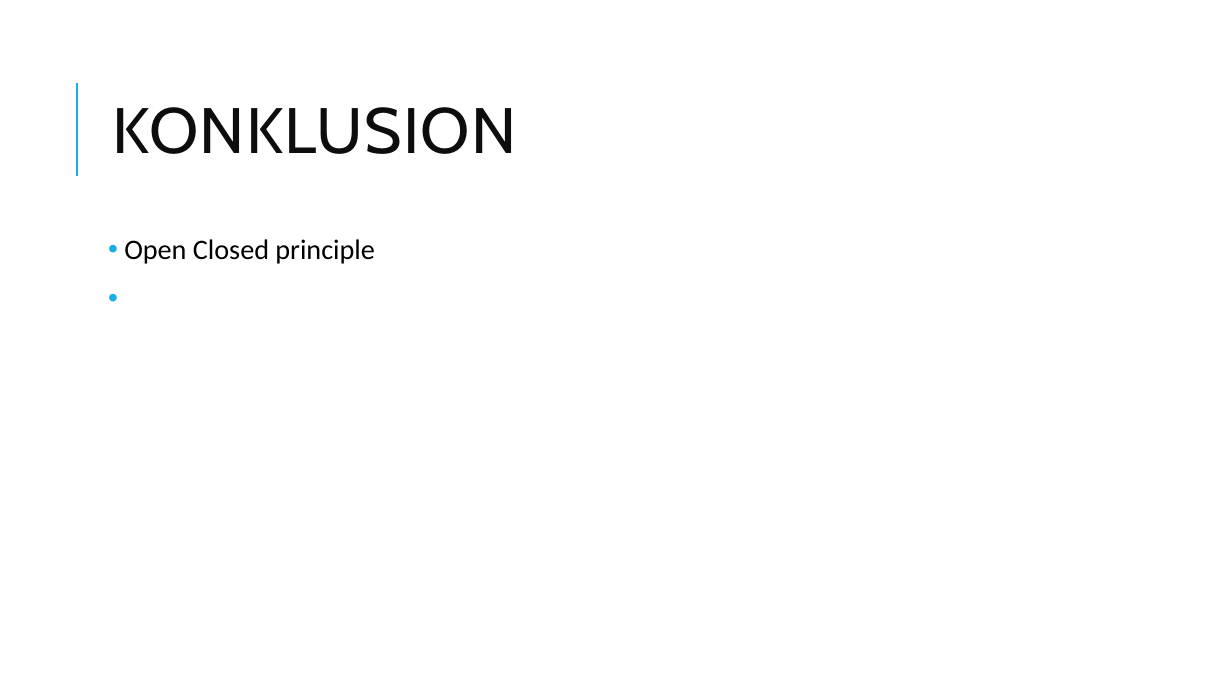
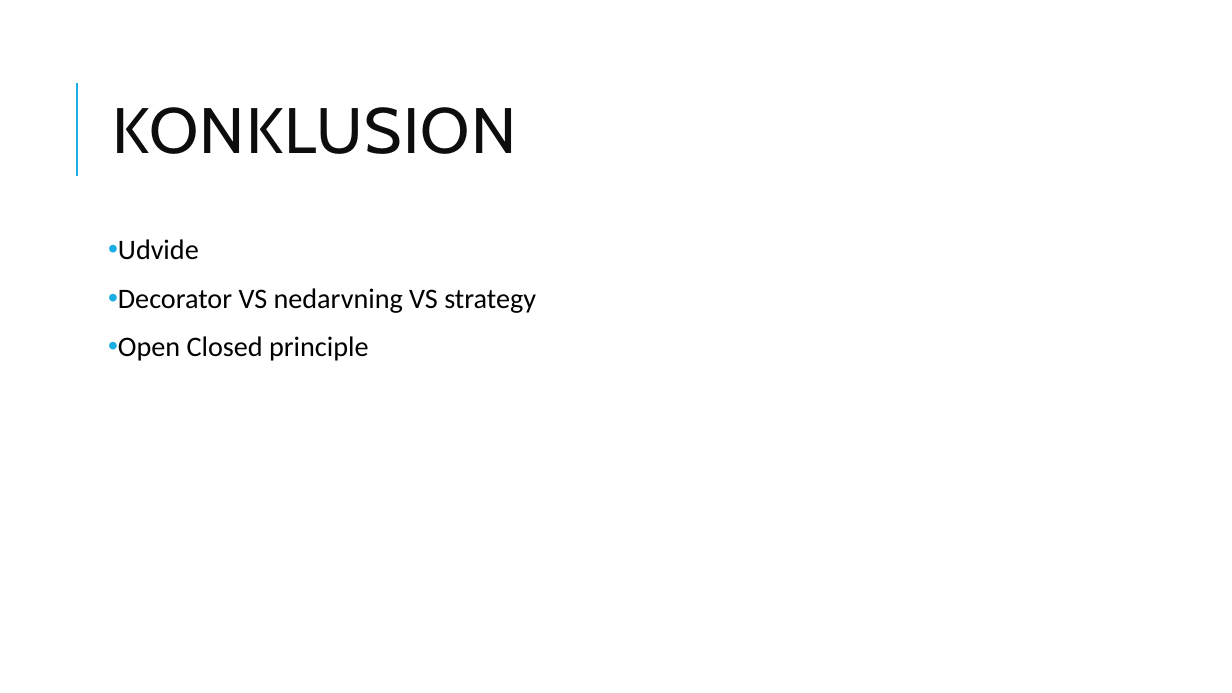
Before and after one commit to niklasmmsoerensen/SWD_DecoratorPattern, a slide deck: slide 6 of Decorator Pattern.pptx. Drawn at 1232x693 pixels with LibreOffice and Linux fonts; fonts in the diff are those of the drawing. Boxes give left, top, right and bottom in pixels: in the first picture for what was removed or moved away, otherwise in the second. Text is boxed around its words. In the diff, an @@ line names an element or a change of style, - is before the commit and + after.

```diff
--- a/Decorator Pattern.pptx
+++ b/Decorator Pattern.pptx
@@ text at box(118, 239, 536, 313): paragraphs added @@
+• Udvide
+• Decorator VS nedarvning VS strategy
```
Also in this commit, not shown: 1 other slide changed.
